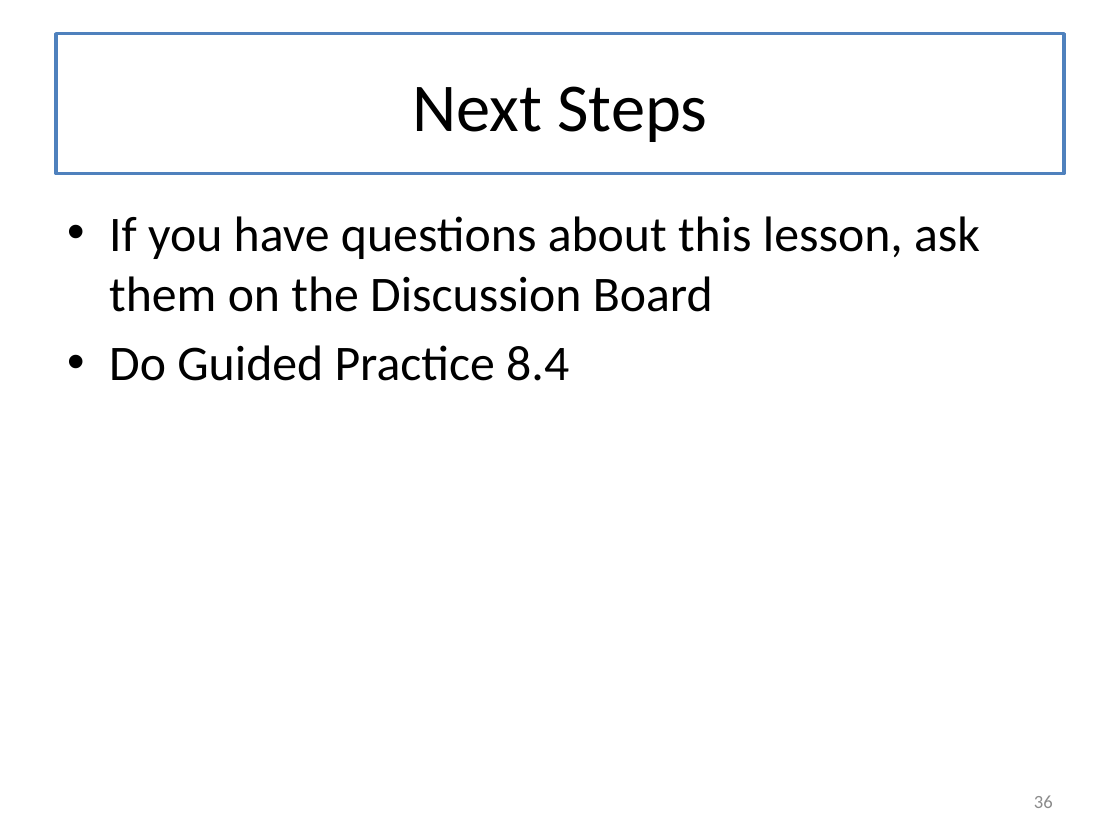
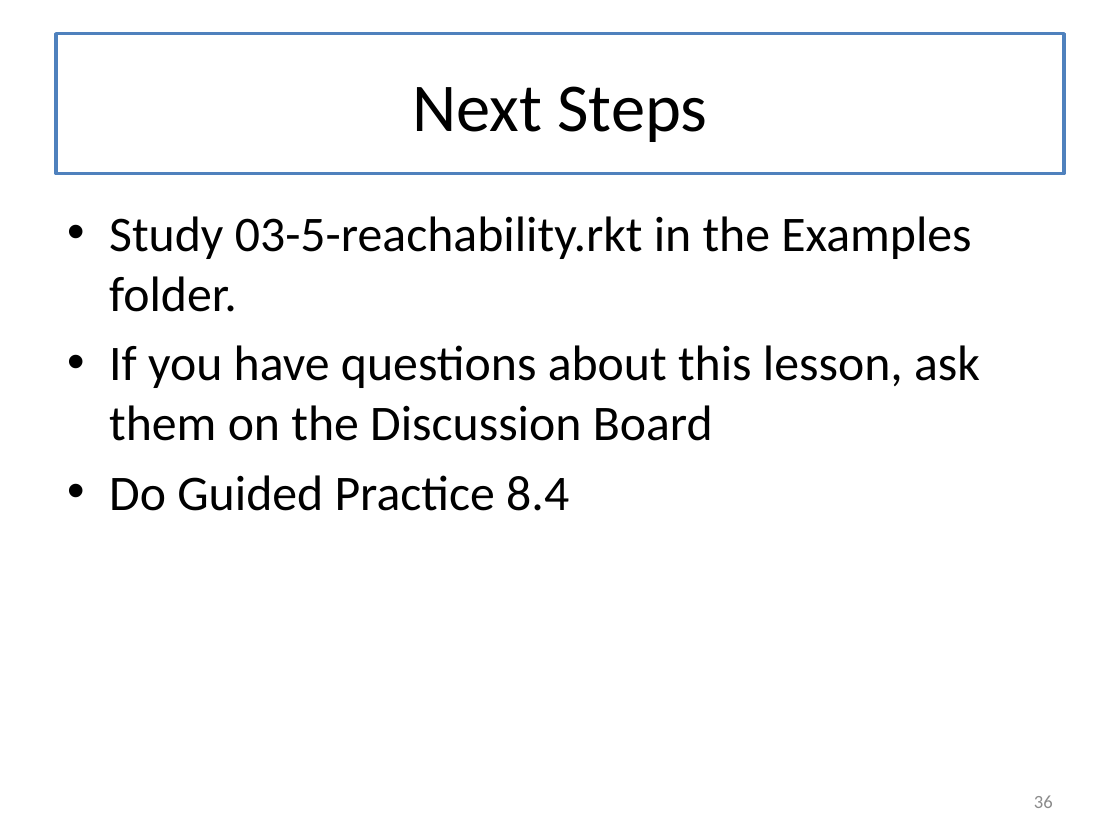
Before and after one commit to mwand/cs5010f16, a slide deck: slide 36 of Slides/Lesson 8.4 Searching in a Graph.pptx. Drawn at 1120x840 pixels with LibreOffice and Linux fonts; fonts in the diff are those of the drawing. Boxes give left, top, right and bottom in pixels: in the first picture for what was removed or moved away, otherwise in the second. Text is boxed around its words. In the diff, an @@ line names an element or a change of style, - is before the commit and + after.

```diff
--- a/Slides/Lesson 8.4 Searching in a Graph.pptx
+++ b/Slides/Lesson 8.4 Searching in a Graph.pptx
@@ text at (x1=109, y1=216, x2=971, y2=312): paragraph added @@
+• Study 03-5-reachability.rkt in the Examples folder.
```
Also in this commit, not shown: 5 other files.
